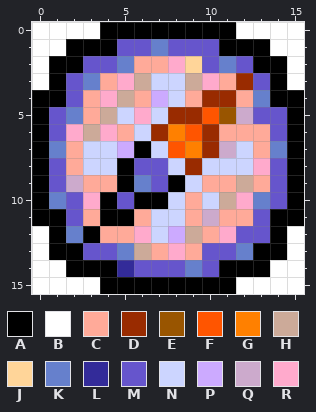
Edited in one commit: pixel-art sprite (src/main/resources/nl/utwente/groove/resource/icon/compass-error.gif). The picture above is the old version.
The file is 16x16 pixels.
Palette (. is transparent): A #000000  B #ffffff  C #ffaa99  D #992b00  E #995500  F #ff5500  G #ff8000  H #ccaa99  J #ffd599  K #6680cc  L #332b99  M #6655cc  N #ccd5ff  P #ccaaff  Q #ccaacc  R #ffaacc
After:
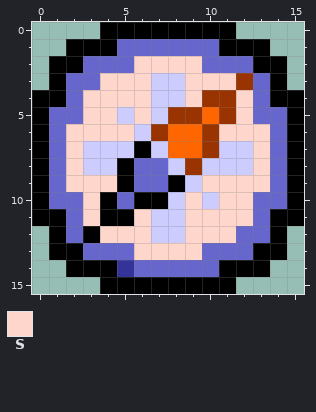
Colours new in this view: S #ffd6cc
Diff:
colour D: #992b00 -> #993300
colour F: #ff5500 -> #ff6600
colour L: #332b99 -> #333399
colour M: #6655cc -> #6666cc
colour N: #ccd5ff -> #ccccff
y 0: x 0..3 BBBB -> ....; x 12..15 BBBB -> ....
y 1: x 0..1 BB -> ..; x 7 K -> M; x 14..15 BB -> ..
y 2: x 0 B -> .; x 5..9 KCCRJ -> MSSSS; x 11 K -> M; x 15 B -> .
y 3: x 0 B -> .; x 3..6 KCRH -> MSSS; x 9..11 HRC -> SSS; x 15 B -> .
y 4: x 3..7 CRHCP -> SSSSN; x 9 C -> S; x 12..13 CK -> SM
y 5: x 2..4 KCH -> MSS; x 6 R -> S; x 11..12 EQ -> DS
y 6: x 2..5 RHRC -> SSSS; x 8 G -> F; x 11..13 CCC -> SSS
y 7: x 1..2 KC -> MS; x 5 P -> N; x 9 G -> F; x 11 Q -> N; x 13..14 CK -> SM
y 8: x 2 C -> S; x 13 R -> S
y 9: x 2..4 QCC -> SSS; x 6 K -> M; x 10..13 CCHC -> SSSS
y 10: x 1 K -> M; x 3 R -> S; x 9 C -> S; x 11..13 HRK -> SSM
y 11: x 3 C -> S; x 6 C -> S; x 9..12 CQCC -> SSSS
y 12: x 0 B -> .; x 2 K -> M; x 4..6 CCR -> SSS; x 8..11 PHCR -> NSSS; x 15 B -> .
y 13: x 0 B -> .; x 5..9 KHCRC -> MSSSS; x 12 K -> M; x 15 B -> .
y 14: x 0..1 BB -> ..; x 9 K -> M; x 14..15 BB -> ..
y 15: x 0..3 BBBB -> ....; x 12..15 BBBB -> ....
Pixel boxes of the changes (left, top, right, bottom) in both pictures:
changed: (32, 22, 304, 294)
